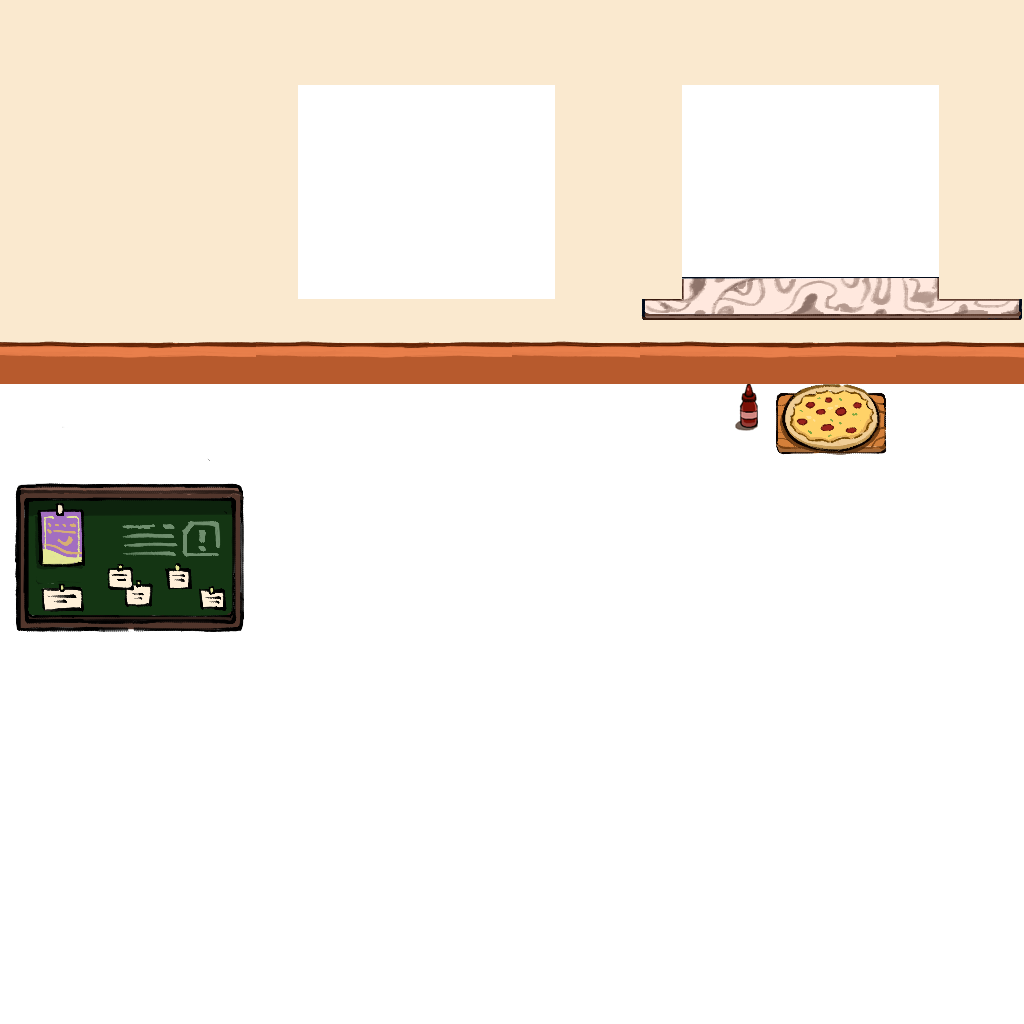
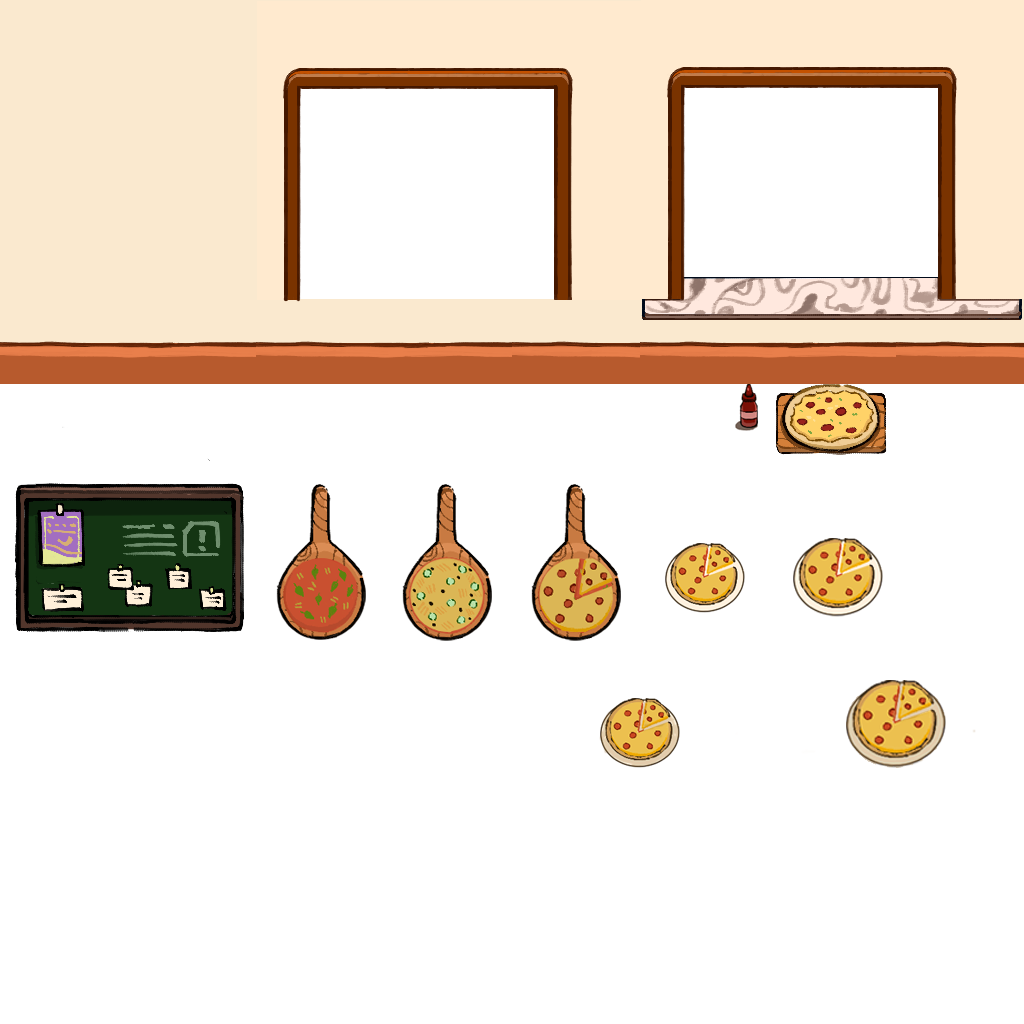
The second w=1024, h=1024 image is a revision of the first. Changes to its layers:
moved "Layer 9" above "Layer 8", painted on it over box(257, 1, 684, 302)
removed layer "Layer 10" over box(668, 299, 684, 301)
removed layer "Layer 12" over box(938, 278, 939, 299)
removed layer "Bancada" over box(641, 277, 1022, 301)
painted on "Layer 8" over box(641, 0, 1024, 301)
moved "Layer 6" above "Layer 1", painted on it over box(896, 0, 1024, 299)
renamed "Layer 0" to "Layer 1", showed it, moved it above "Hue/Saturation 1", painted on it over box(257, 0, 1024, 768)
"Layer 7": opacity 100% → 26%, painted on it over box(599, 0, 977, 768)
moved "Layer 2" above "Layer 3", painted on it over box(276, 484, 745, 632)
moved "Layer 3" above "Layer 5", painted on it over box(512, 0, 883, 617)
added layer "Layer 5" above "Layer 4" over box(600, 698, 680, 768)
painted on "Layer 4" over box(257, 0, 946, 768)
